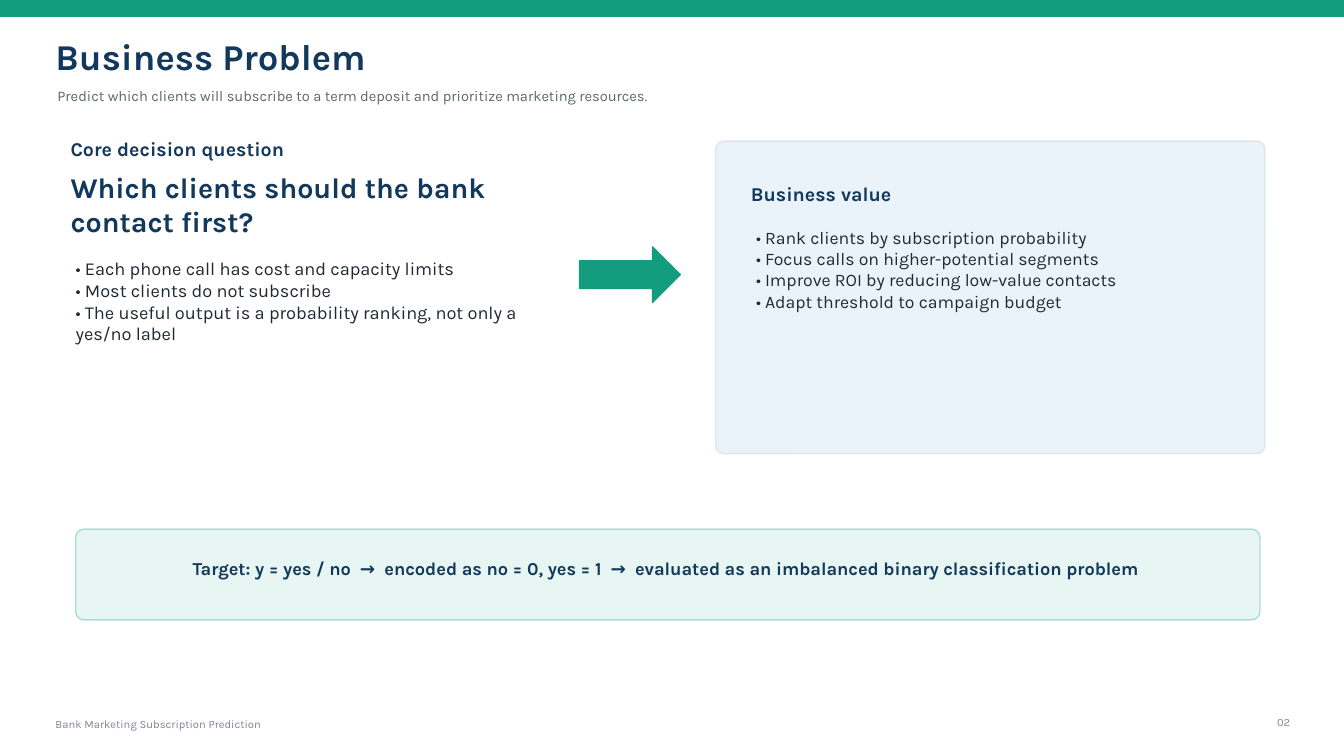
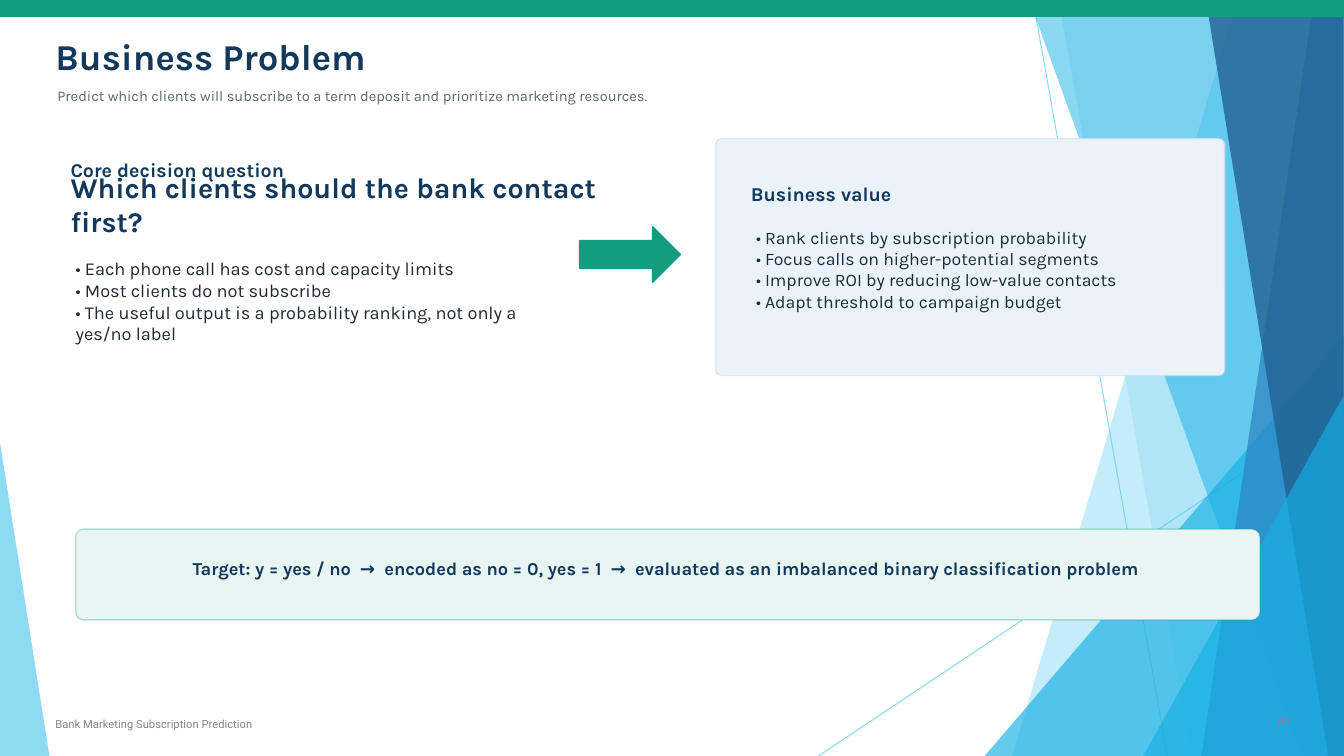
Before and after one commit to MarianoAkaMery/fintech-bank-marketing-ml, a slide deck: slide 2 of Bank_Marketing_Subscription_Prediction.pptx. Drawn at 1344x756 pixels with LibreOffice and Linux fonts; fonts in the diff are those of the drawing. Boxes give left, top, right and bottom in pixels: in the first picture for what was removed or moved away, otherwise in the second. Text is boxed around its words. In the diff, an @@ line names an element or a change of style, - is before the commit and + after.

```diff
--- a/Bank_Marketing_Subscription_Prediction.pptx
+++ b/Bank_Marketing_Subscription_Prediction.pptx
@@ rounded rectangle: place and size @@
-rounded rectangle at [716,141,1265,454]
+rounded rectangle at [716,139,1225,376]
@@ text "Core decision question": place and size @@
-text "Core decision question" at [71,142,285,161]
+text "Core decision question" at [71,163,285,183]
@@ text "Which clients should the bank ..." rewrapped from [71,177,485,233] to [71,172,595,233] @@
@@ right arrow: place and size @@
-right arrow at [580,247,681,302]
+right arrow at [580,227,681,282]
@@ group added at [0,0,1344,756]: 5 freeform shapes, 3 triangles, 2 lines @@
@@ text "Bank Marketing Subscription Prediction" at [55,720,253,730]: font Karla to Roboto @@
@@ text removed at [1277,719,1290,726] @@
-02
```
Also in this commit, not shown: 9 other slides changed.
